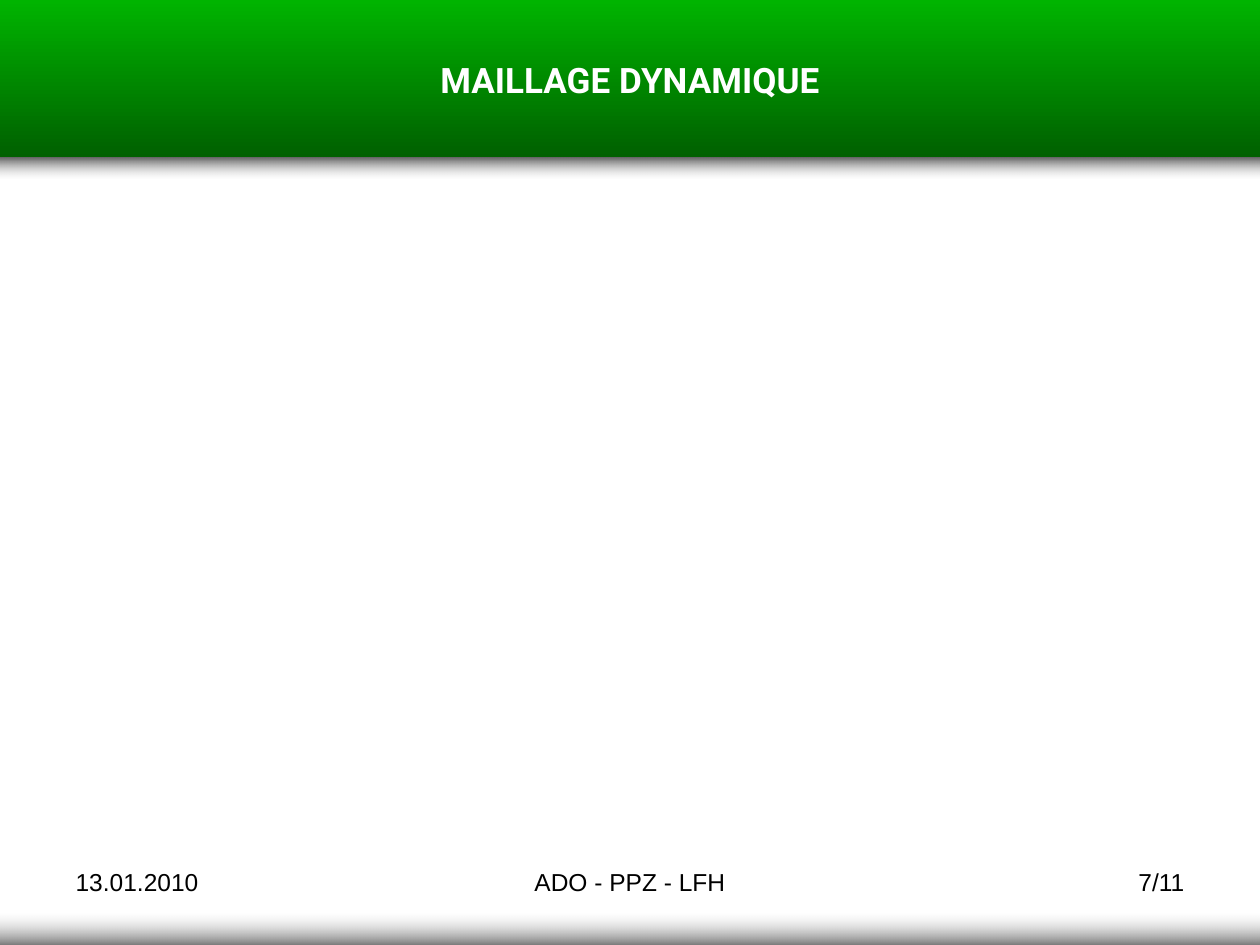
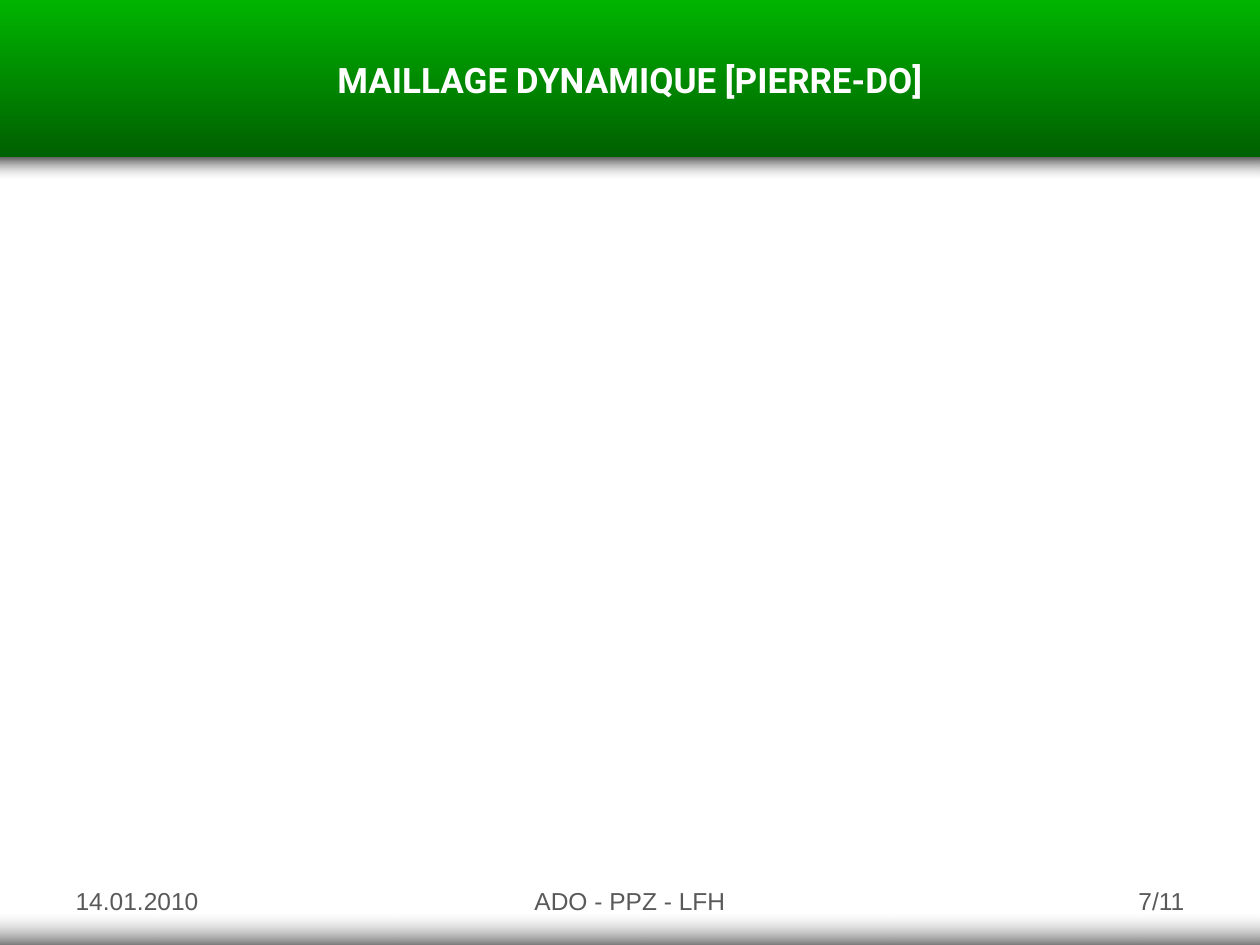
Before and after one commit to goupildb/asd-tower-defense, a slide deck: slide 7 of documents/presentation.pptx. Drawn at 1260x945 pixels with LibreOffice and Linux fonts; fonts in the diff are those of the drawing. Boxes give left, top, right and bottom in pixels: in the first picture for what was removed or moved away, otherwise in the second. Text is boxed around its words. In the diff, an @@ line names an element or a change of style, - is before the commit and + after.

```diff
--- a/documents/presentation.pptx
+++ b/documents/presentation.pptx
@@ text at (x1=337, y1=64, x2=922, y2=99): text changed @@
-MAILLAGE DYNAMIQUE
+MAILLAGE DYNAMIQUE [PIERRE-DO]
@@ text at (x1=76, y1=893, x2=199, y2=910): text changed; text colour #000000 to #595959 @@
-13.01.2010
+14.01.2010
@@ text "ADO - PPZ - LFH" moved from (x1=534, y1=874, x2=725, y2=892) to (x1=534, y1=893, x2=725, y2=910) @@
@@ text "ADO - PPZ - LFH" at (x1=534, y1=893, x2=725, y2=910): text colour #000000 to #595959 @@
@@ page number moved from (x1=1138, y1=873, x2=1184, y2=892) to (x1=1138, y1=892, x2=1184, y2=911) @@
@@ page number at (x1=1138, y1=892, x2=1184, y2=911): text colour #000000 to #595959 @@
```
Also in this commit, not shown: 11 other slides changed.
